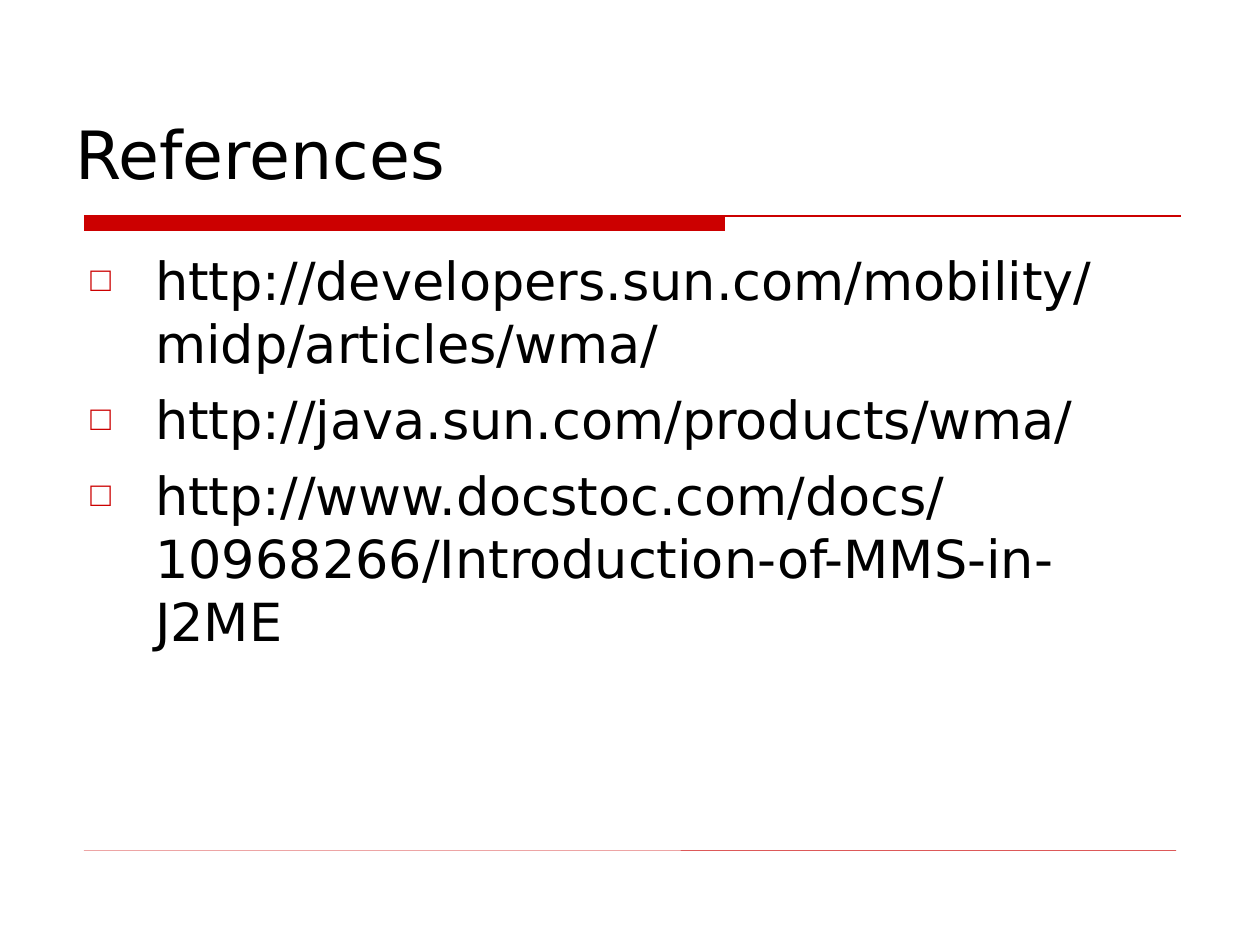
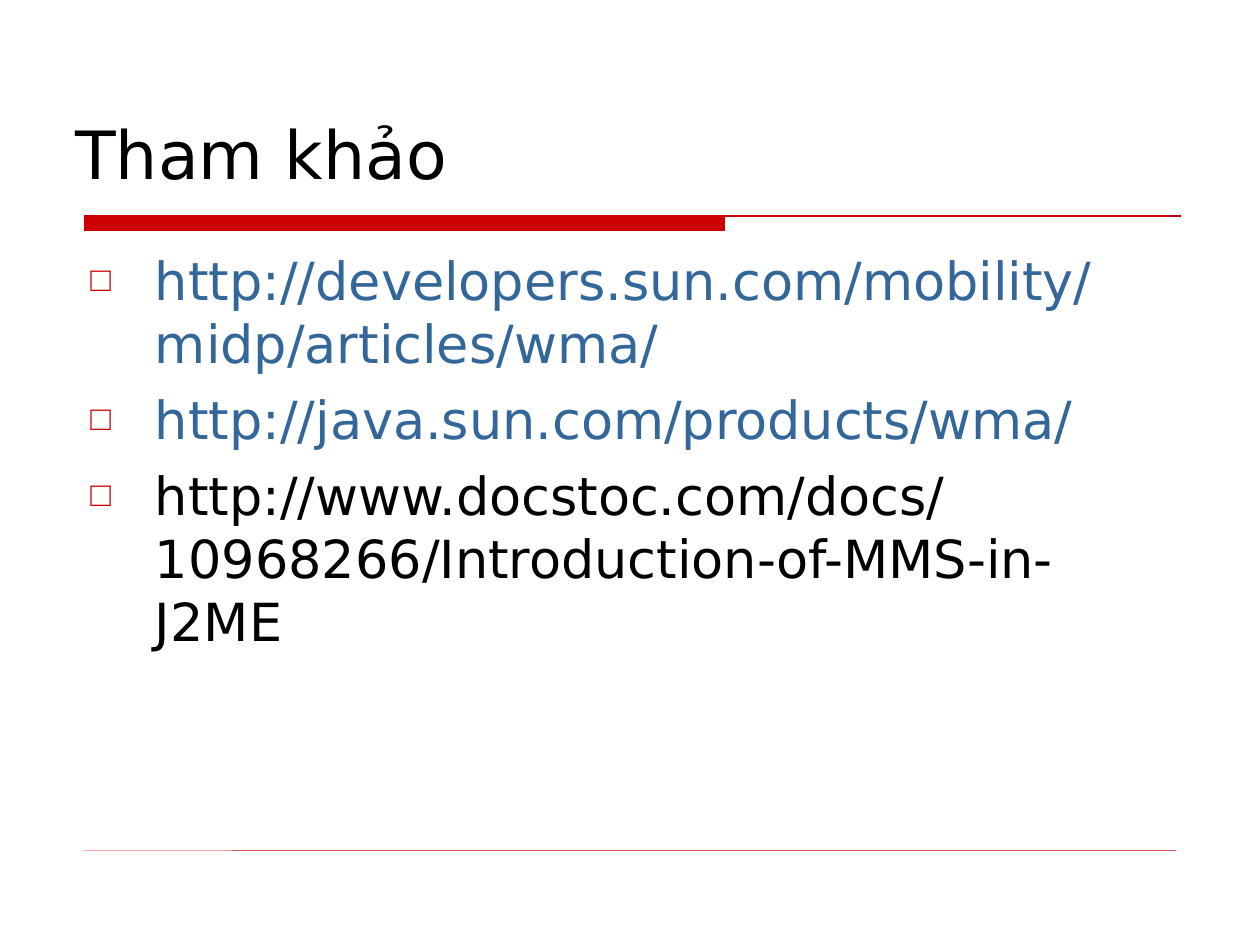
Before and after one commit to phamtuanchip/labs, a slide deck: slide 18 of M1304M-C1304M/j2me/slides/Session11.ppt. Drawn at 1260x945 pixels with LibreOffice and Linux fonts; fonts in the diff are those of the drawing; background and template pictures are left out. Boxes give left, top, right and bottom in pixels: in the first picture for what was removed or moved away, otherwise in the second. Text is boxed around its words. In the diff, an @@ line names an element or a change of style, - is before the commit and + after.

```diff
--- a/M1304M-C1304M/j2me/slides/Session11.ppt
+++ b/M1304M-C1304M/j2me/slides/Session11.ppt
@@ title at (75,125,447,180): text changed @@
-References
+Tham khảo
@@ text at (155,260,1091,450): text colour #000000 to #336699 in "http://developers.sun.com/mobility/midp/articles/wma/", "http://java.sun.com/products/wma/" @@
```
Also in this commit, not shown: 6 other slides changed, 4 slides added, 4 slides removed, 7 other files.
